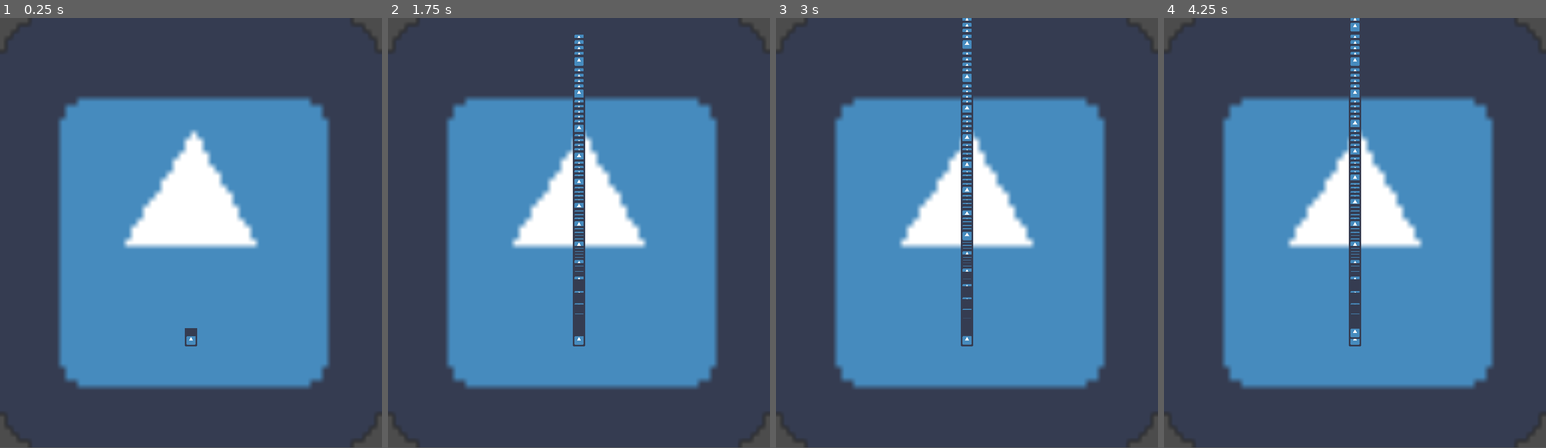
Above: before the commit, frames 1-4 (left to right).
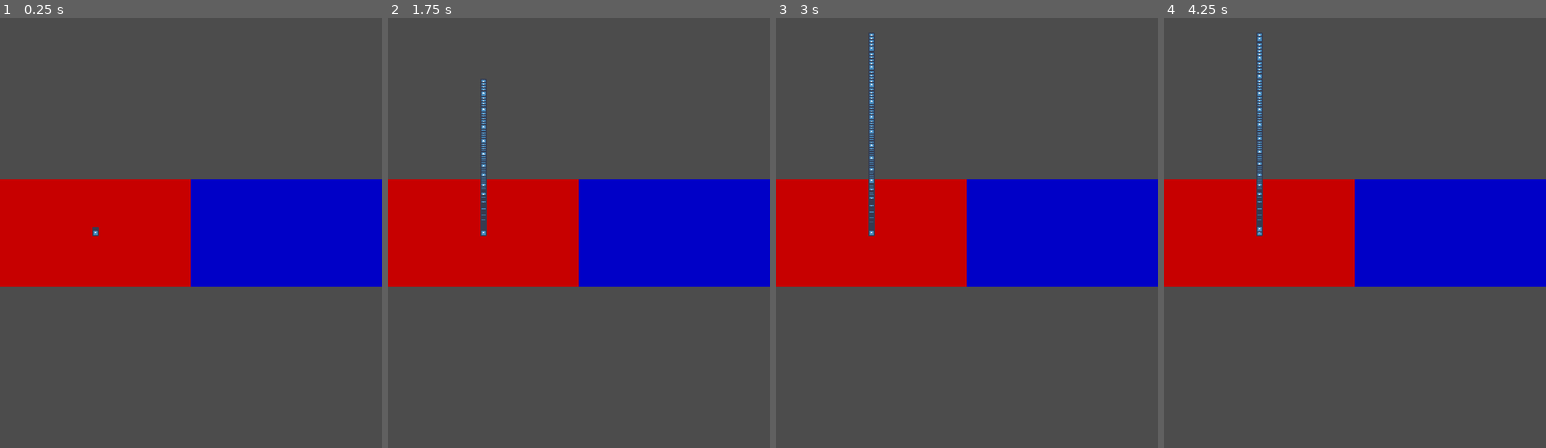
Above: after the commit, the same moments.

Repository: Keetz/ViewportSplit
Game: Godot game, scene res://Main.tscn
Two runs of this game, one before a commit and one after it. Both use one fixed random seed, a clock stepped at 60 frames per second and the inputs below. The engine's default icon, where the game draws it, is replaced by a stand-in: a white triangle on a blue panel in a dark square.
Inputs:
- Up to frame 1 (0.25 s): no input
- Up to frame 2 (1.75 s): no input
- Up to frame 3 (3 s): no input
- Up to frame 4 (4.25 s): no input
The window is 711x799 before the commit and 711x800 after it. Grey fills any space a smaller window leaves; there, only what the larger window draws over its background counts as a difference.

The runs differ from the first frame. In frame 1, 56% of the frame differs, in the area x 0-100%, y 0-100%; in frame 2, 55%; in frame 3, 55%; in frame 4, 55%.

Commit message:
Setup screen management

Diff:
--- /dev/null
+++ b/Game.gd
@@ -0,0 +1,31 @@
+extends Node2D
+
+onready var minimum_size = Vector2(1920, 2160)
+
+onready var top_screen = get_node("TopScreen")
+onready var bottom_screen = get_node("BottomScreen")
+
+func _ready():
+	get_tree().get_root().connect("size_changed", self, "window_resize")
+
+	yield(get_tree(), "idle_frame")
+	window_resize()
+
+func window_resize():
+	var current_size = get_viewport().size
+
+	var scale_factor = minimum_size.y / current_size.y
+	var new_size = Vector2(current_size.x * scale_factor, minimum_size.y)
+
+	if new_size.x < minimum_size.x:
+		scale_factor = minimum_size.x / new_size.x
+		new_size = Vector2(minimum_size.x, new_size.y * scale_factor)
+
+	get_tree().get_root().set_size_override(true, new_size)
+
+	# Positioning
+	var top_pos = Vector2(new_size.x / 2, new_size.y / 4)
+	var bot_pos = Vector2(new_size.x / 2, new_size.y - new_size.y / 4)
+
+	top_screen.position = top_pos
+	bottom_screen.position = bot_pos
--- a/Game.tscn
+++ b/Game.tscn
@@ -1,8 +1,15 @@
-[gd_scene load_steps=3 format=2]
+[gd_scene load_steps=6 format=2]
 
-[ext_resource path="res://icon.png" type="Texture" id=1]
+[ext_resource path="res://Game.gd" type="Script" id=1]
+[ext_resource path="res://icon.png" type="Texture" id=2]
 
-[sub_resource type="ParticlesMaterial" id=1]
+[sub_resource type="StyleBoxFlat" id=1]
+bg_color = Color( 0, 0, 0.784314, 1 )
+
+[sub_resource type="StyleBoxFlat" id=2]
+bg_color = Color( 0.784314, 0, 0, 1 )
+
+[sub_resource type="ParticlesMaterial" id=3]
 flag_disable_z = true
 spread = 0.0
 gravity = Vector3( 0, -1000, 0 )
@@ -10,17 +17,33 @@
 orbit_velocity_random = 0.0
 
 [node name="Game" type="Node2D"]
+script = ExtResource( 1 )
 
-[node name="Background" type="TextureRect" parent="."]
-margin_right = 1920.0
-margin_bottom = 2160.0
-texture = ExtResource( 1 )
-expand = true
+[node name="TopScreen" type="Node2D" parent="."]
+editor/display_folded = true
+position = Vector2( 960, 540 )
 
-[node name="Particles2D" type="Particles2D" parent="."]
+[node name="TopGamePart" type="Panel" parent="TopScreen"]
+margin_left = -960.0
+margin_top = -540.0
+margin_right = 960.0
+margin_bottom = 540.0
+custom_styles/panel = SubResource( 1 )
+
+[node name="BottomScreen" type="Node2D" parent="."]
+editor/display_folded = true
 position = Vector2( 960, 1620 )
+
+[node name="BottomGamePart" type="Panel" parent="BottomScreen"]
+margin_left = -960.0
+margin_top = -540.0
+margin_right = 960.0
+margin_bottom = 540.0
+custom_styles/panel = SubResource( 2 )
+
+[node name="Particles2D" type="Particles2D" parent="BottomScreen"]
 amount = 100
 lifetime = 2.0
 visibility_rect = Rect2( -1500, -1500, 3000, 3000 )
-process_material = SubResource( 1 )
-texture = ExtResource( 1 )
+process_material = SubResource( 3 )
+texture = ExtResource( 2 )
--- /dev/null
+++ b/Main.gd
@@ -0,0 +1,28 @@
+extends Node
+
+onready var root_viewport = get_tree().get_root()
+onready var viewport = get_node("Viewport")
+
+onready var texture_top = get_node("TextureRectTop")
+
+func _ready():
+	root_viewport.connect("size_changed", self, "handle_size_changed")
+	handle_size_changed()
+
+func handle_size_changed():
+	var current_size = OS.get_window_size()
+	current_size.x /= 2
+	current_size.y *= 2
+
+	var minimum_size = Vector2(1920, 2160)
+
+	var scale_factor = minimum_size.y / current_size.y
+	var new_size = Vector2(current_size.x * scale_factor, minimum_size.y)
+
+	if new_size.x < minimum_size.x:
+		scale_factor = minimum_size.x / new_size.x
+		new_size = Vector2(minimum_size.x, new_size.y * scale_factor)
+
+	viewport.size = new_size
+
+	texture_top.rect_position.x = new_size.x / 2
--- a/Main.tscn
+++ b/Main.tscn
@@ -1,6 +1,7 @@
-[gd_scene load_steps=8 format=2]
+[gd_scene load_steps=9 format=2]
 
-[ext_resource path="res://Game.tscn" type="PackedScene" id=1]
+[ext_resource path="res://Main.gd" type="Script" id=1]
+[ext_resource path="res://Game.tscn" type="PackedScene" id=2]
 
 [sub_resource type="Shader" id=1]
 code = "shader_type canvas_item;
@@ -37,26 +38,28 @@
 viewport_path = NodePath("Viewport")
 
 [node name="Main" type="Node"]
+script = ExtResource( 1 )
 
 [node name="Viewport" type="Viewport" parent="."]
+editor/display_folded = true
 size = Vector2( 1920, 2160 )
 transparent_bg = true
 render_target_v_flip = true
 render_target_update_mode = 3
 
-[node name="Game" parent="Viewport" instance=ExtResource( 1 )]
+[node name="Game" parent="Viewport" instance=ExtResource( 2 )]
 
-[node name="TextureRect1" type="TextureRect" parent="."]
+[node name="TextureRectTop" type="TextureRect" parent="."]
 material = SubResource( 2 )
+margin_left = 960.0
+margin_right = 2880.0
+margin_bottom = 2160.0
+rect_scale = Vector2( 0.5, 1 )
+texture = SubResource( 3 )
+
+[node name="TextureRectBottom" type="TextureRect" parent="."]
+material = SubResource( 5 )
 margin_right = 1920.0
 margin_bottom = 2160.0
-rect_scale = Vector2( 1, 0.5 )
-texture = SubResource( 3 )
-
-[node name="TextureRect2" type="TextureRect" parent="."]
-material = SubResource( 5 )
-margin_top = 1080.0
-margin_right = 1920.0
-margin_bottom = 3240.0
-rect_scale = Vector2( 1, 0.5 )
+rect_scale = Vector2( 0.5, 1 )
 texture = SubResource( 6 )
--- a/project.godot
+++ b/project.godot
@@ -27,8 +27,8 @@
 window/size/test_height=1080
 window/vsync/use_vsync=false
 window/stretch/mode="2d"
-window/stretch/aspect="keep"
 
 [rendering]
 
 environment/default_environment="res://default_env.tres"
+quality/dynamic_fonts/use_oversampling=false
